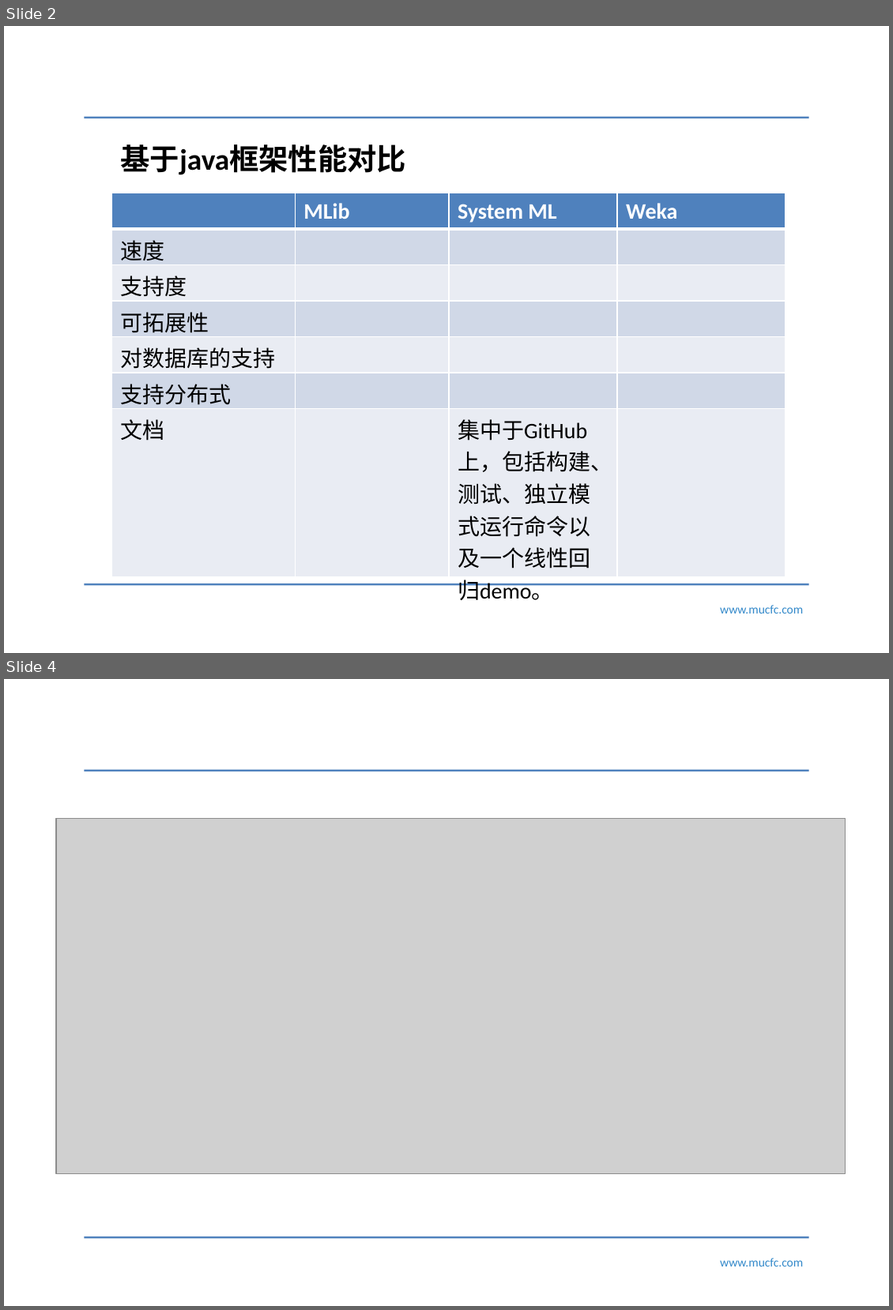
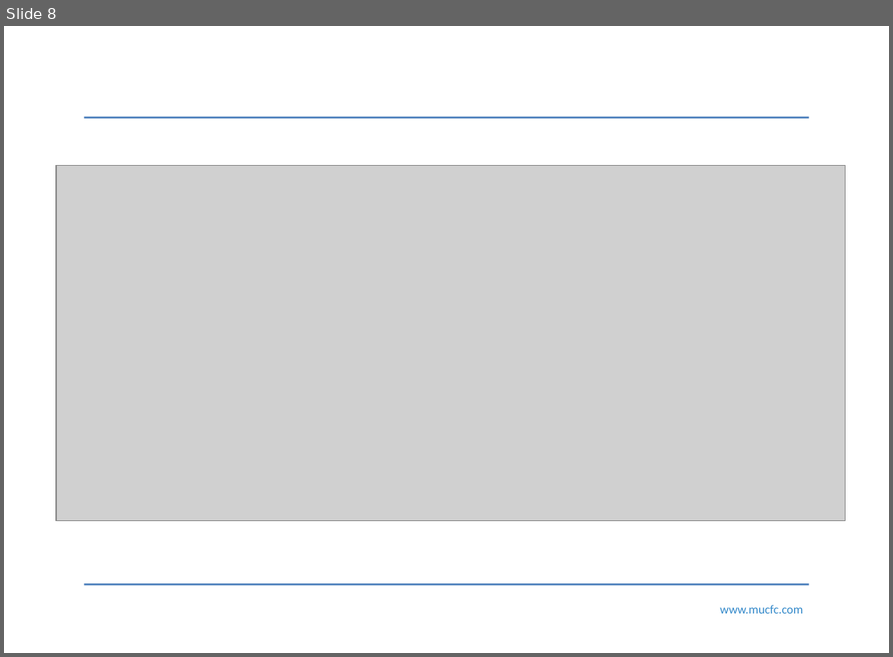
Before and after one commit to narutolzj/myMachineLearningNotes, a slide deck: 李梓钧.pptx. Shown one above the other, each under a label of ours: slides 2 and 4 before the commit, slide 8 after it; the slides between them are not shown. The pictures are 893x1310 and 893x657 pixels, drawn with LibreOffice and Linux fonts; fonts in the diff are those of the drawing; grey boxes stand for pictures; background and template pictures are left out. Boxes give left, top, right and bottom in pixels: in the first picture for what was removed or moved away, otherwise in the second. Text is boxed around its words. In the diff, an @@ line names an element or a change of style, - is before the commit and + after.

```diff
--- a/李梓钧.pptx
+++ b/李梓钧.pptx
@@ slide 2 removed at [4, 26, 889, 653], background #FFFFFF; not listed: 3 template elements that a slide beside it also shows @@
@@ text removed at [121, 144, 407, 175] @@
-基于java框架性能对比
@@ table removed at [112, 193, 785, 603], 7 rows, 4 columns @@
- | MLib | System ML | Weka
-速度 |  |  | 
-支持度 |  |  | 
-可拓展性 |  |  | 
-对数据库的支持 |  |  | 
-支持分布式 |  |  | 
-文档 |  | 集中于GitHub上，包括构建、测试、独立模式运行命令以及一个线性回归demo。 | 
@@ what was slide 4 is now slide 8 @@
```
Also in this commit, not shown: 1 slide changed, 6 slides added, 1 other slide removed, 4 other files.
